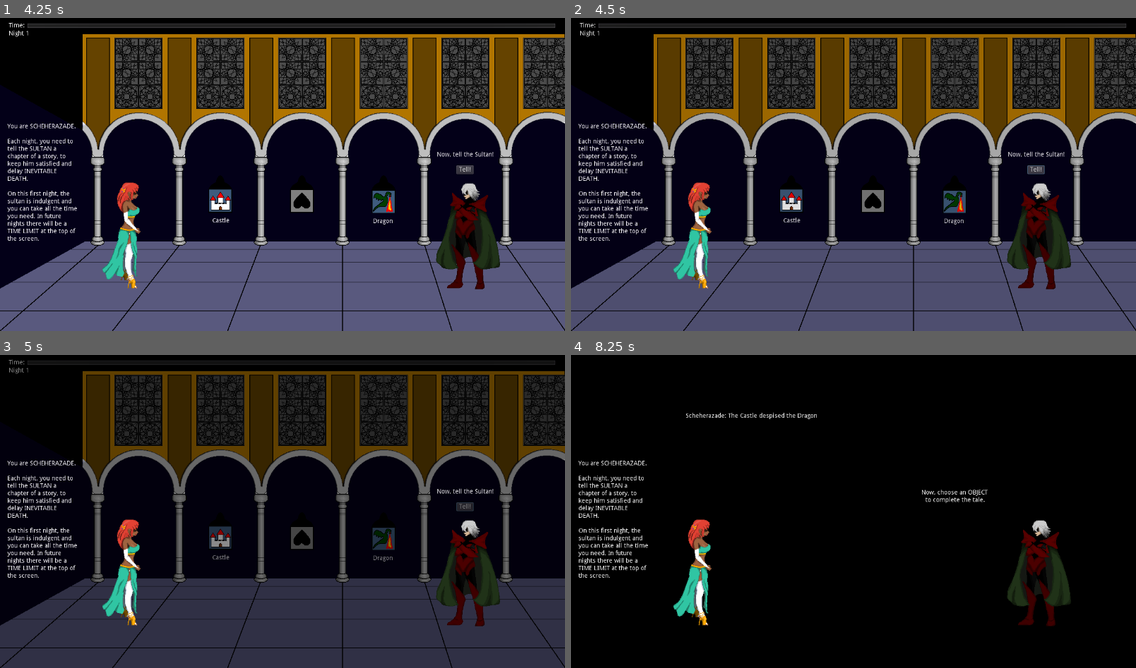
Above: before the commit, frames 1-4 (two rows, left to right).
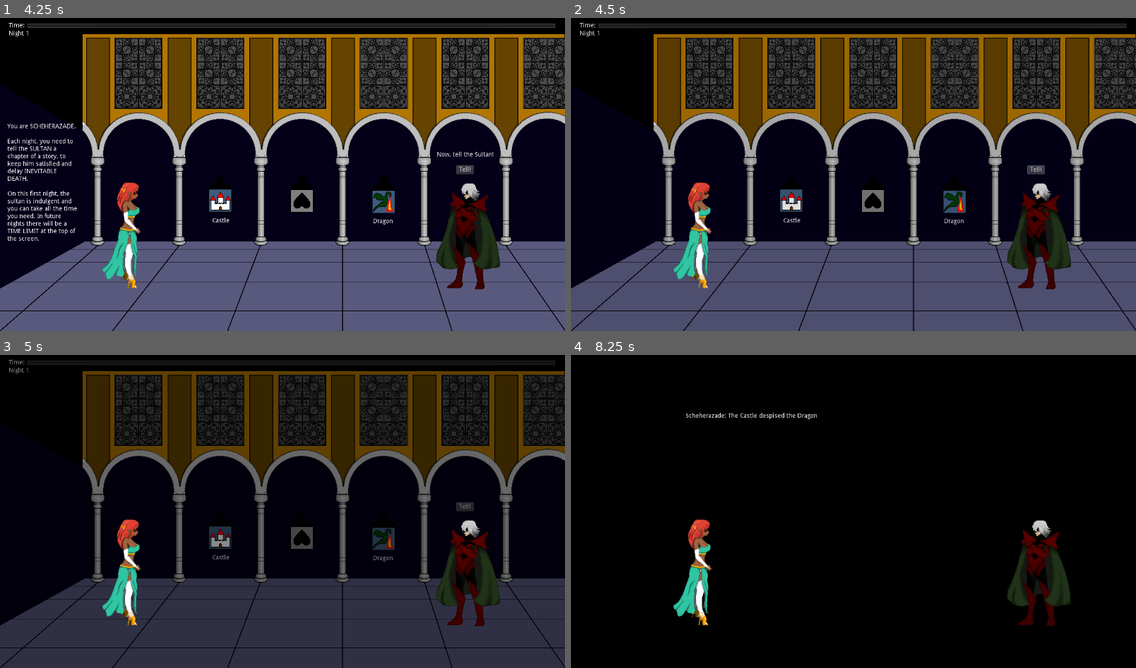
Above: after the commit, the same moments.

Repository: alpacanumerals/LD50
Game: Godot game, scene res://TitleScreen.tscn
Same seed, same stepped clock (60 frames per second), same inputs: the game is played once before the commit and once after it.
Inputs (mouse positions are in pixels of both pictures, inside the frame that each line leads up to):
- Up to frame 1 (4.25 s): click "Start" at 0.5 s; tap Enter at 1.25, 2.75 s; drag from (209, 49) to (220, 199) at 1.27 s; tap Space at 2, 3.5 s; drag from (231, 49) to (220, 199) at 2.02 s; move the mouse to (209, 74) at 2.77 s; hold Right mouse button (right_click) 2.78-3.5 s; click (209, 74) at 2.92 s; drag from (231, 74) to (299, 199) at 3.52 s
- Up to frame 2 (4.5 s): click "Tell!" at 4.25 s
- Up to frame 3 (5 s): no input
- Up to frame 4 (8.25 s): click "Tell!" at 5 s; click "Tell!" at 5.75 s; tap Enter at 6.5 s; drag from (870, 370) to (955, 539) at 6.52 s; tap Space at 7.25 s; drag from (876, 448) to (955, 539) at 7.27 s; move the mouse to (751, 411) at 8.02 s; hold Right mouse button (right_click) from 8.03 s (still down); click (751, 411) at 8.17 s

Frame 1 is identical in both runs. In frame 2, 1.2% of the frame differs, in the area x 1-88%, y 33-72%; in frame 3, 1.2%; in frame 4, 1.3%, in the area x 1-74%, y 33-72%.
Error in both runs: Invalid get index 'CHAUVANIST' (on base: 'Dictionary'). (res://night.gd:110)

Commit message:
tutorial and rules fixes

Diff:
--- a/autoload/storyrules.gd
+++ b/autoload/storyrules.gd
@@ -347,7 +347,7 @@
         if subject is Peddler and not object is Magic or Cat or Fox or Twin:
             offenses[rules.HAD_STRANGE] = true
             offense += 2
-        if (subject is Magic) or (subject is object) or (subject is Sword and not object is Twin or Magic):
+        if (subject is Magic) or (subject == object) or (subject is Sword and not object is Twin or Magic):
             offenses[rules.HAD_STRANGE] = true
             offense += 2
         return offense
--- a/story_scene.gd
+++ b/story_scene.gd
@@ -10,6 +10,8 @@
     var subject = Story.current_tale[Story.phase.SUBJECT]
     var verb = Story.current_tale[Story.phase.VERB]
     var object = Story.current_tale[Story.phase.OBJECT]
+
+    $Tutorial.tutorial_on = false
 
     var failed = Story.tell_story(subject, verb, object)
 
--- a/tutorial.gd
+++ b/tutorial.gd
@@ -2,8 +2,10 @@
 
 var tutorial_on : bool = true
 
+func _ready():
+    tutorial_on = true
+
 func _process(_delta):
-    tutorial_on = Story.night == 1
     if tutorial_on:
         $Label0.visible = true
         $Label1.visible = false
